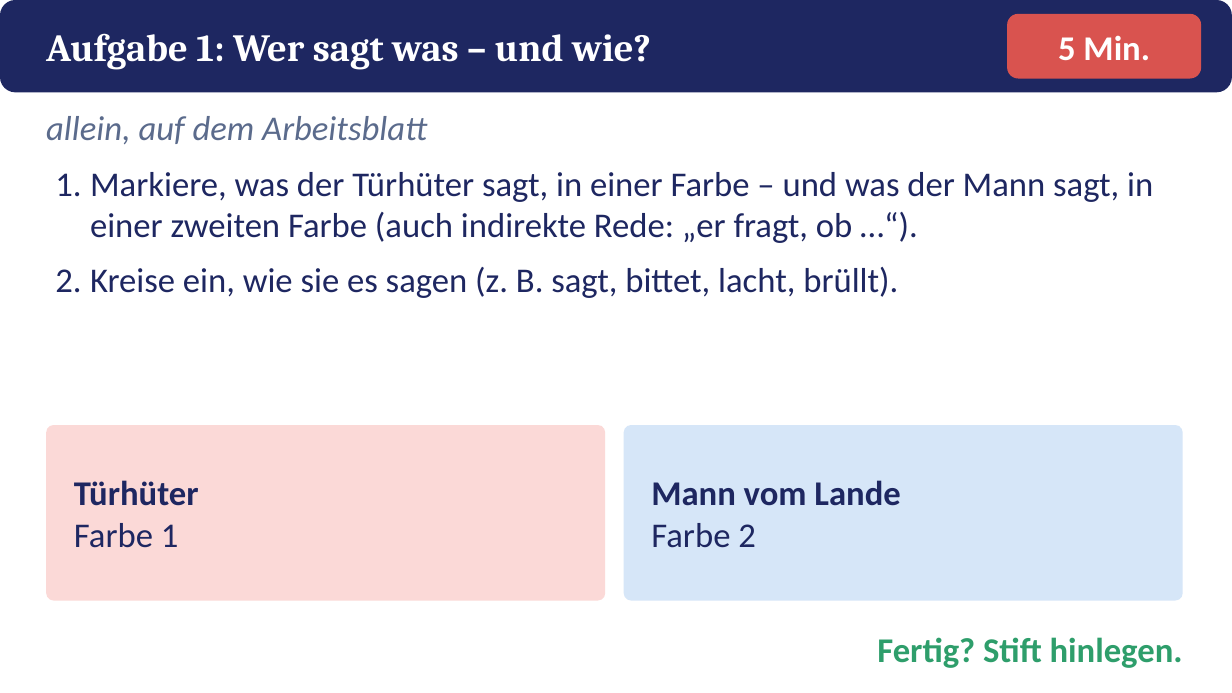
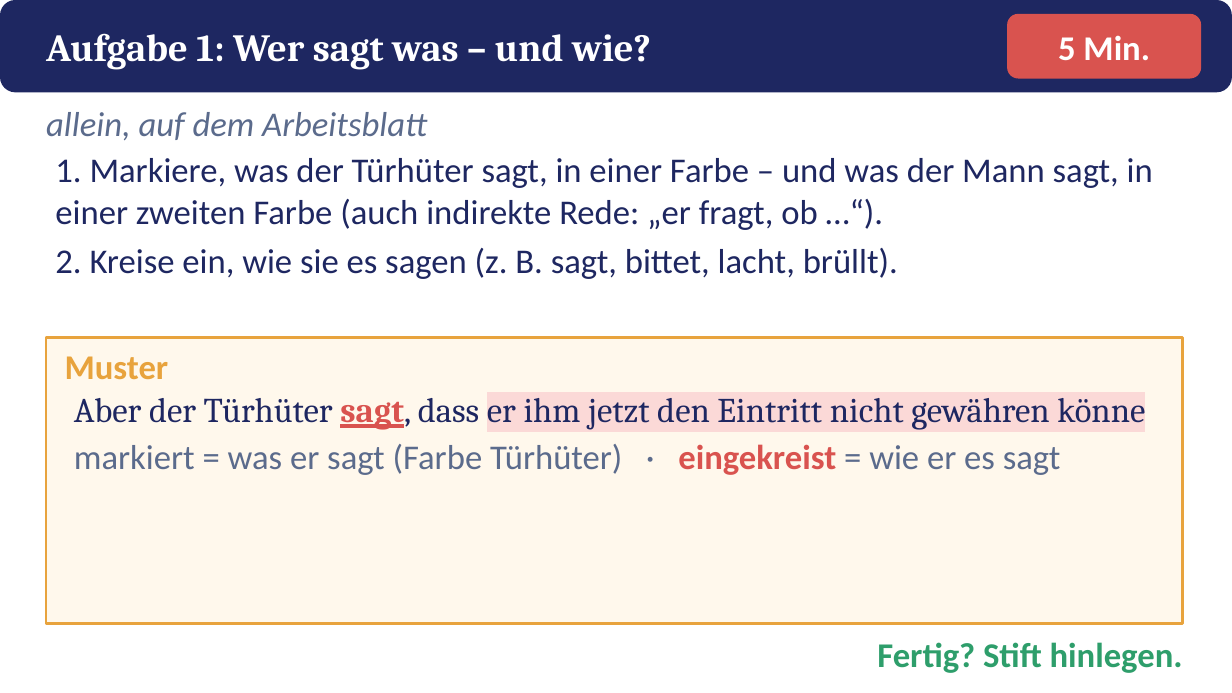
Before and after one commit to golzkonstantin-gif/Schule, a slide deck: slide 3 of Deutsch_11/Kafka_Vor_dem_Gesetz/Macht_Ohnmacht/Praesentation_Macht_Ohnmacht.pptx. Drawn at 1232x693 pixels with LibreOffice and Linux fonts; fonts in the diff are those of the drawing. Boxes give left, top, right and bottom in pixels: in the first picture for what was removed or moved away, otherwise in the second. Text is boxed around its words. In the diff, an @@ line names an element or a change of style, - is before the commit and + after.

```diff
--- a/Deutsch_11/Kafka_Vor_dem_Gesetz/Macht_Ohnmacht/Praesentation_Macht_Ohnmacht.pptx
+++ b/Deutsch_11/Kafka_Vor_dem_Gesetz/Macht_Ohnmacht/Praesentation_Macht_Ohnmacht.pptx
@@ text "allein, auf dem Arbeitsblatt": place and size @@
-text "allein, auf dem Arbeitsblatt" at bbox=[46, 116, 427, 144]
+text "allein, auf dem Arbeitsblatt" at bbox=[46, 112, 427, 140]
@@ text at bbox=[55, 158, 1153, 279]: text changed @@
-1. Markiere, was der Türhüter sagt, in einer Farbe – und was der Mann sagt, in einer zweiten Farbe (auch indirekte Rede: „er fragt, ob …“).
-2. Kreise ein, wie sie es sagen (z. B. sagt, bittet, lacht, brüllt).
+1. Markiere, was der Türhüter sagt, in einer Farbe – und was der Mann sagt, in einer zweiten Farbe (auch indirekte Rede: „er fragt, ob …“).
+2. Kreise ein, wie sie es sagen (z. B. sagt, bittet, lacht, brüllt).
@@ rectangle added at bbox=[46, 337, 1183, 624], fill #FFF8EC, outline #E8A33D 2 pt @@
@@ text added at bbox=[65, 356, 169, 379], 27 pt, text #E8A33D, bold @@
+Muster
@@ text added at bbox=[74, 398, 1145, 475], 27 pt, text #1E2761 @@
+Aber der Türhüter sagt, dass er ihm jetzt den Eintritt nicht gewähren könne
+markiert = was er sagt (Farbe Türhüter) · eingekreist = wie er es sagt
@@ rounded rectangle removed at bbox=[46, 425, 605, 601] @@
@@ rounded rectangle removed at bbox=[624, 425, 1183, 601] @@
@@ text removed at bbox=[74, 480, 199, 548] @@
-Türhüter
-Farbe 1
@@ text removed at bbox=[651, 480, 900, 548] @@
-Mann vom Lande
-Farbe 2
@@ text "Fertig? Stift hinlegen.": place and size @@
-text "Fertig? Stift hinlegen." at bbox=[877, 637, 1183, 668]
+text "Fertig? Stift hinlegen." at bbox=[877, 642, 1183, 673]
```
Also in this commit, not shown: 4 other slides changed, 1 slide added, 1 slide removed, 6 other files.
